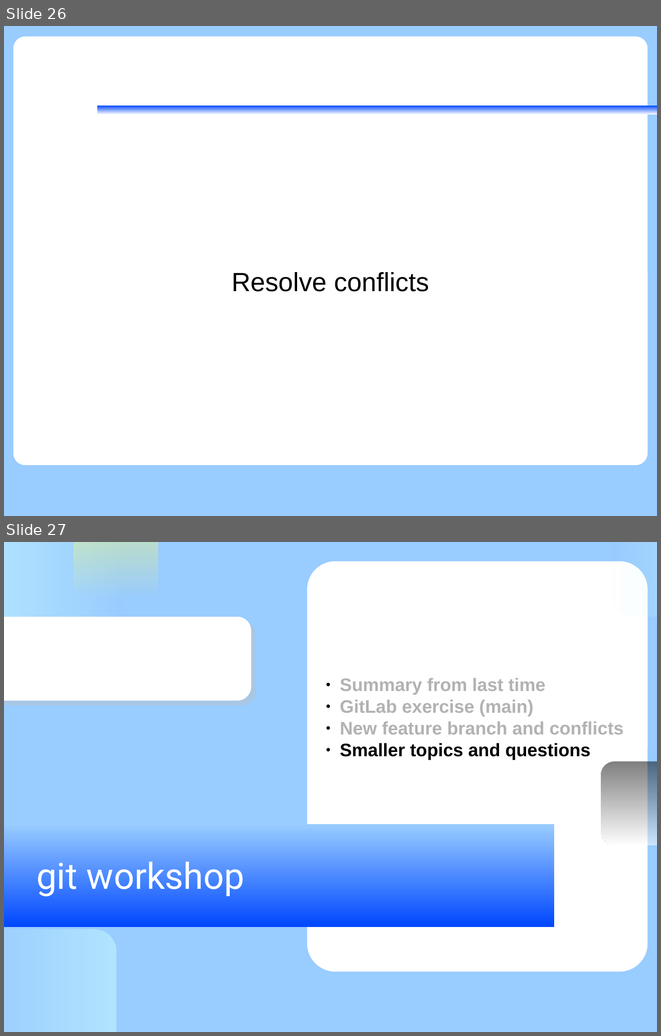
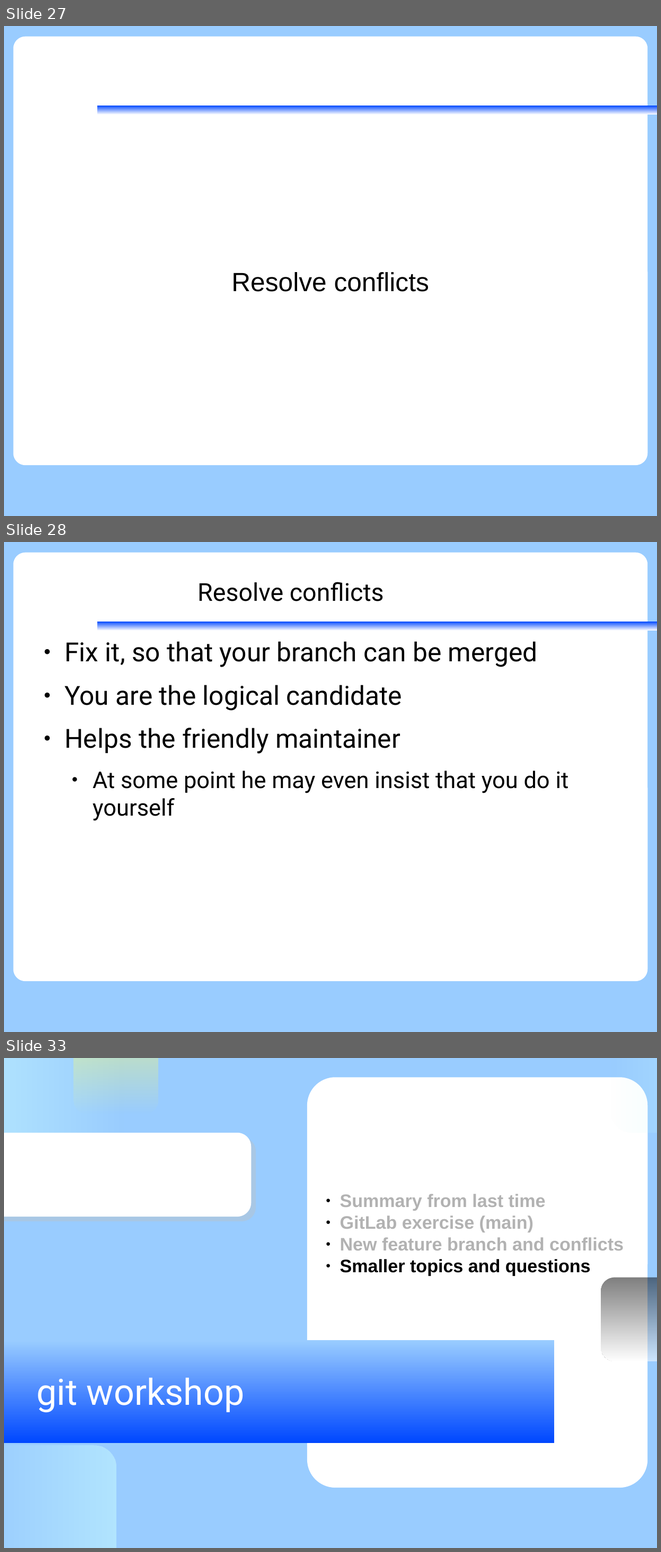
Before and after one commit to KennethNielsen/presentations, a slide deck: gitworkshop/gitworkshop.odp. Shown one above the other, each under a label of ours: slides 26 and 27 before the commit, slides 27, 28 and 33 after it; the slides between them are not shown. The pictures are 661x1036 and 661x1552 pixels, drawn with LibreOffice and Linux fonts; fonts in the diff are those of the drawing; background and template pictures are left out. Boxes give left, top, right and bottom in pixels: in the first picture for what was removed or moved away, otherwise in the second. Text is boxed around its words. In the diff, an @@ line names an element or a change of style, - is before the commit and + after.

```diff
--- a/gitworkshop/gitworkshop.odp
+++ b/gitworkshop/gitworkshop.odp
@@ slide 28 added at <box>4,542,657,1032</box>, background #99CCFF; not listed: 2 template elements that a slide beside it also shows @@
@@ title added at <box>197,582,384,601</box>, 30 pt, text #000000 @@
+Resolve conflicts
@@ text added at <box>64,641,569,821</box>, 32 pt, text #000000 @@
+● Fix it, so that your branch can be merged
+● You are the logical candidate
+● Helps the friendly maintainer
+  ● At some point he may even insist that you do it yourself
@@ what was slide 26 is now slide 27 @@
@@ what was slide 27 is now slide 33 @@
```
Also in this commit, not shown: 2 slides changed, 14 other slides added, 2 other files.
